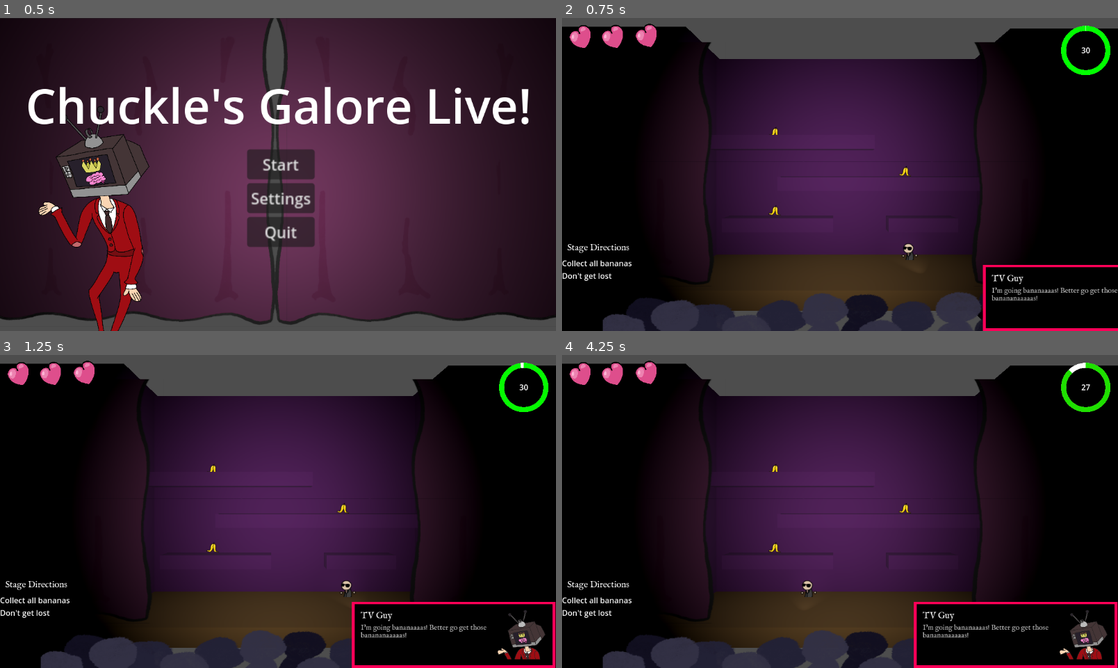
Above: before the commit, frames 1-4 (two rows, left to right).
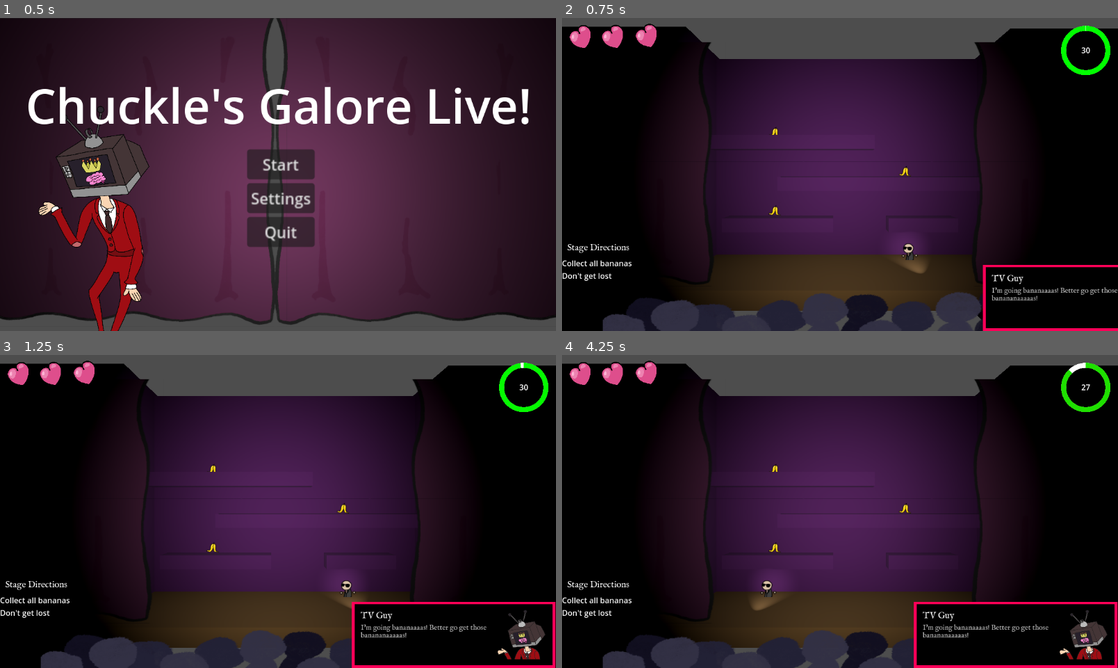
Above: after the commit, the same moments.

Repository: Dolphcode/ggj-2024
Game: Godot game, scene res://start_menu.tscn
The game is run twice, just before and just after one commit, with the same random seed, the same clock (stepped at 60 frames per second) and the same inputs. The engine's default icon, where the game draws it, is replaced by a stand-in: a white triangle on a blue panel in a dark square.
Inputs:
- Up to frame 1 (0.5 s): no input
- Up to frame 2 (0.75 s): click "Start" at 0.5 s
- Up to frame 3 (1.25 s): no input
- Up to frame 4 (4.25 s): tap Enter at 1.25 s; hold Up (ui_up) 1.28-2.78 s; tap Space (jump) at 1.52, 2.27, 3.77 s; hold A (left) from 2.78 s (still down)

Frame 1 is identical in both runs. In frame 2, 0.1% of the frame differs, in the area x 60-66%, y 72-82%; in frame 3, less than 0.1%; in frame 4, 0.4%, in the area x 34-46%, y 70-82%.

Commit message:
Added folder for sounds

Diff:
--- a/Scenes/player.tscn
+++ b/Scenes/player.tscn
@@ -24,6 +24,7 @@
 
 [node name="SpotLight3D" type="SpotLight3D" parent="."]
 transform = Transform3D(1, 0, 0, 0, 1, 0, 0, 0, 1, 0, 0, 2.92635)
+light_energy = 6.0
 spot_angle = 28.9831
 
 [node name="HurtBox" type="Area3D" parent="." groups=["Player"]]
--- a/Scripts/player.gd
+++ b/Scripts/player.gd
@@ -2,7 +2,7 @@
 extends CharacterBody3D
 
 @export var health = 3
-@export var SPEED = 5.0
+@export var SPEED = 7.0
 @export var JUMP_VELOCITY = 18.0
 @onready var sprite3d = $Sprite3D
 
